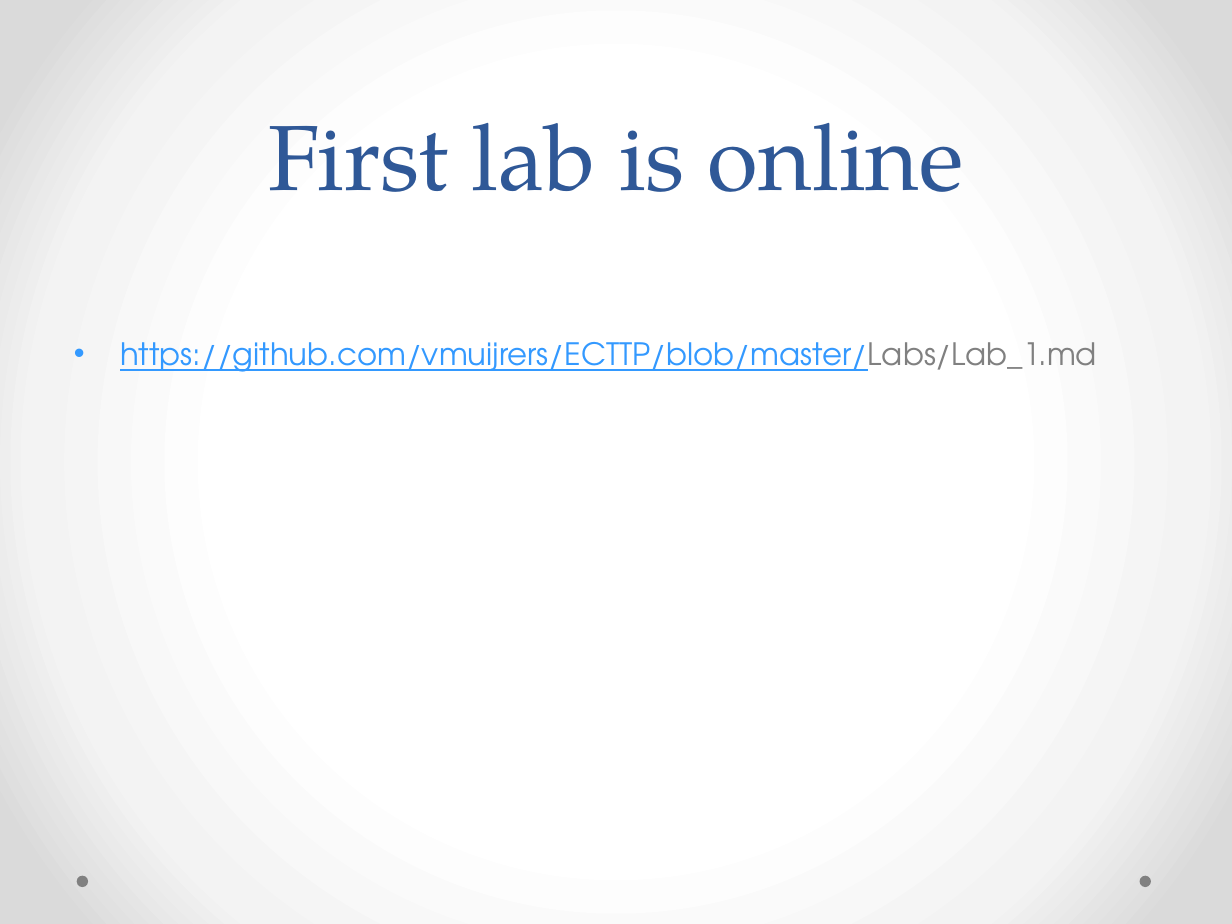
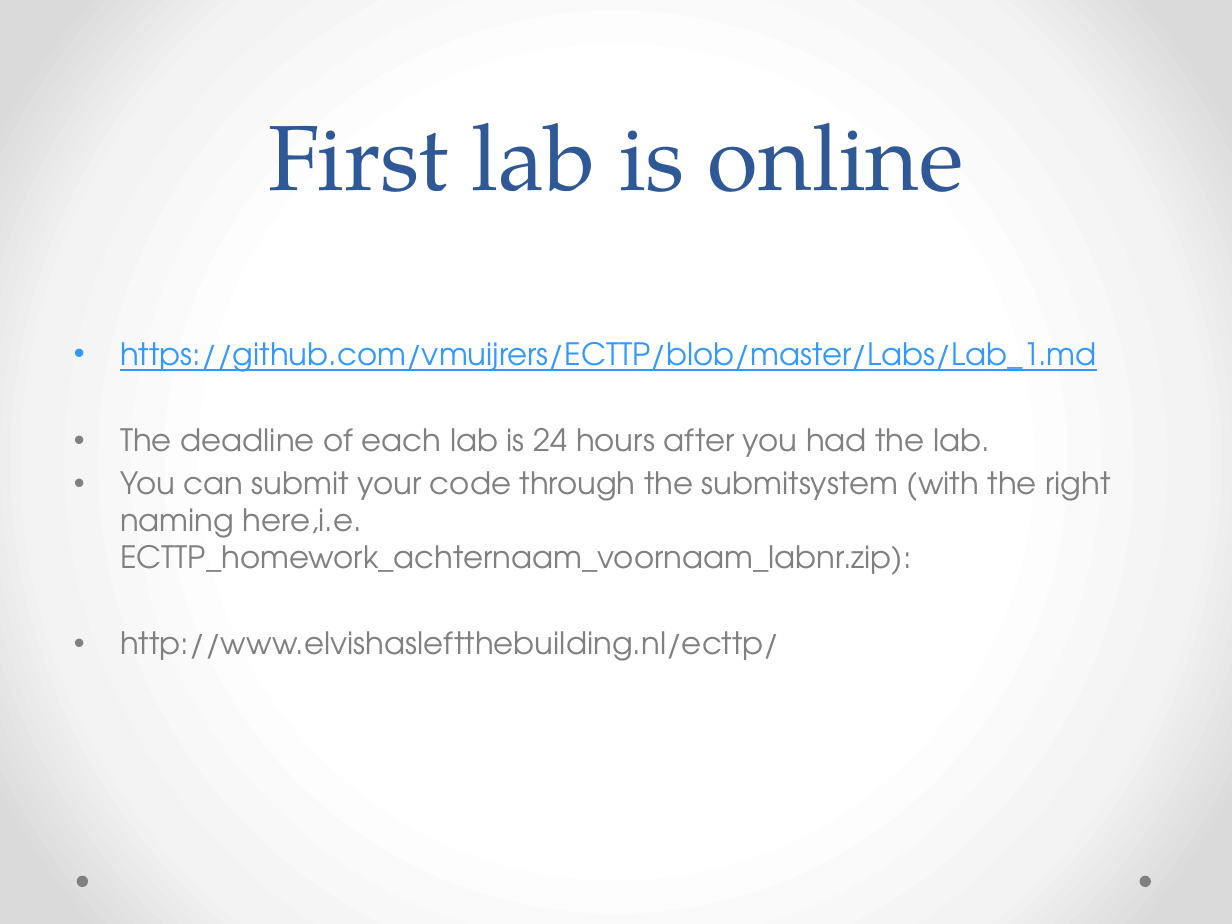
Before and after one commit to vmuijrers/EmpoweringCreativeThinkingThroughProgramming, a slide deck: slide 24 of Slides/ECTTP_Les_1_What_Is_Programming.pptx. Drawn at 1232x924 pixels with LibreOffice and Linux fonts; fonts in the diff are those of the drawing. Boxes give left, top, right and bottom in pixels: in the first picture for what was removed or moved away, otherwise in the second. Text is boxed around its words. In the diff, an @@ line names an element or a change of style, - is before the commit and + after.

```diff
--- a/Slides/ECTTP_Les_1_What_Is_Programming.pptx
+++ b/Slides/ECTTP_Les_1_What_Is_Programming.pptx
@@ text at (x1=120, y1=342, x2=1097, y2=372): text colour #808080 to #3399FF, underline on in "https://github.com/vmuijrers/ECTTP/blob/master/Labs/Lab_1.md" @@
@@ text at (x1=120, y1=428, x2=1110, y2=661): paragraphs added @@
+• The deadline of each lab is 24 hours after you had the lab.
+• You can submit your code through the submitsystem (with the right naming here,i.e. ECTTP_homework_achternaam_voornaam_labnr.zip):
+• http://www.elvishasleftthebuilding.nl/ecttp/
```
Also in this commit, not shown: 4 other slides changed, 1 other file.
